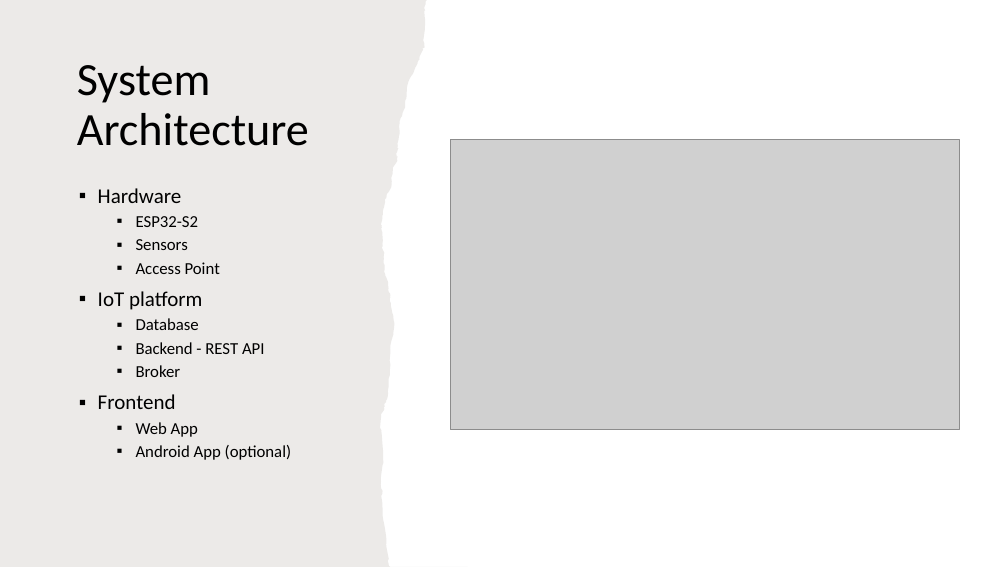
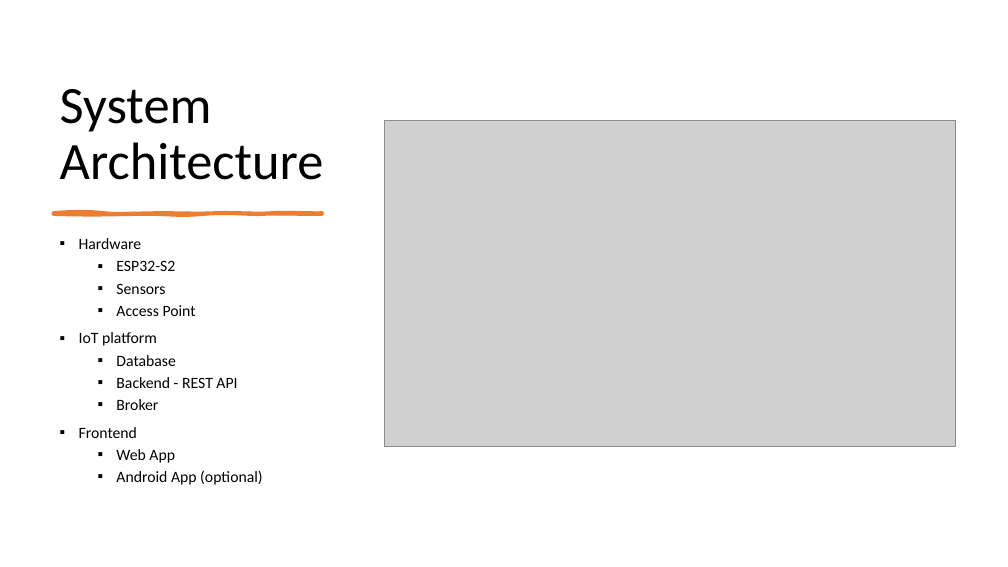
Before and after one commit to MiguelRocha2001/PS-Monitor-IoT-System, a slide deck: slide 8 of Presentation/Presentation.pptx. Drawn at 1008x567 pixels with LibreOffice and Linux fonts; fonts in the diff are those of the drawing; grey boxes stand for pictures. Boxes give left, top, right and bottom in pixels: in the first picture for what was removed or moved away, otherwise in the second. Text is boxed around its words. In the diff, an @@ line names an element or a change of style, - is before the commit and + after.

```diff
--- a/Presentation/Presentation.pptx
+++ b/Presentation/Presentation.pptx
@@ freeform shape removed at (0,0,467,567) @@
@@ title "System Architecture": place and size @@
-title "System Architecture" at (77,65,309,146)
+title "System Architecture" at (60,89,324,180)
@@ title "System Architecture" at (60,89,324,180): size 44 to 50 pt; vertical alignment middle to bottom @@
@@ picture: place and size @@
-picture at (451,139,960,430)
+picture at (385,121,956,446)
@@ text "Hardware": place and size @@
-text "Hardware" at (98,188,292,460)
+text "Hardware" at (79,238,263,485)
@@ text "Hardware" at (79,238,263,485): size 20 to 15 pt in "Hardware", "IoT platform", "Frontend"; size 16 to 15 pt in "ESP32-S2", "Sensors", "Access Point", "Database" and 4 more places @@
@@ freeform shape added at (53,212,322,214), fill #ED7D31, outline #ED7D31 3 pt @@
```
Also in this commit, not shown: 14 other slides changed.
